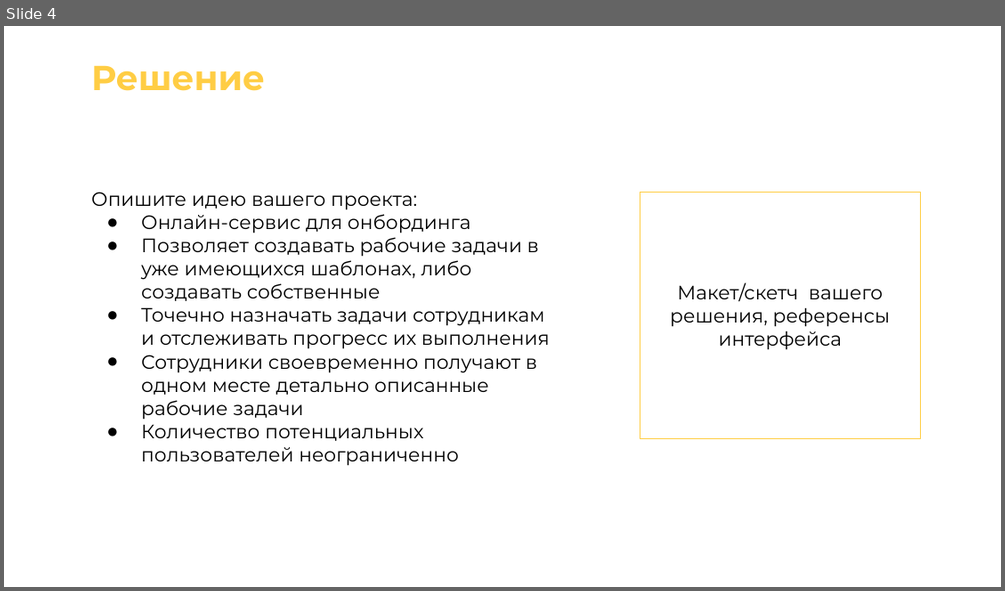
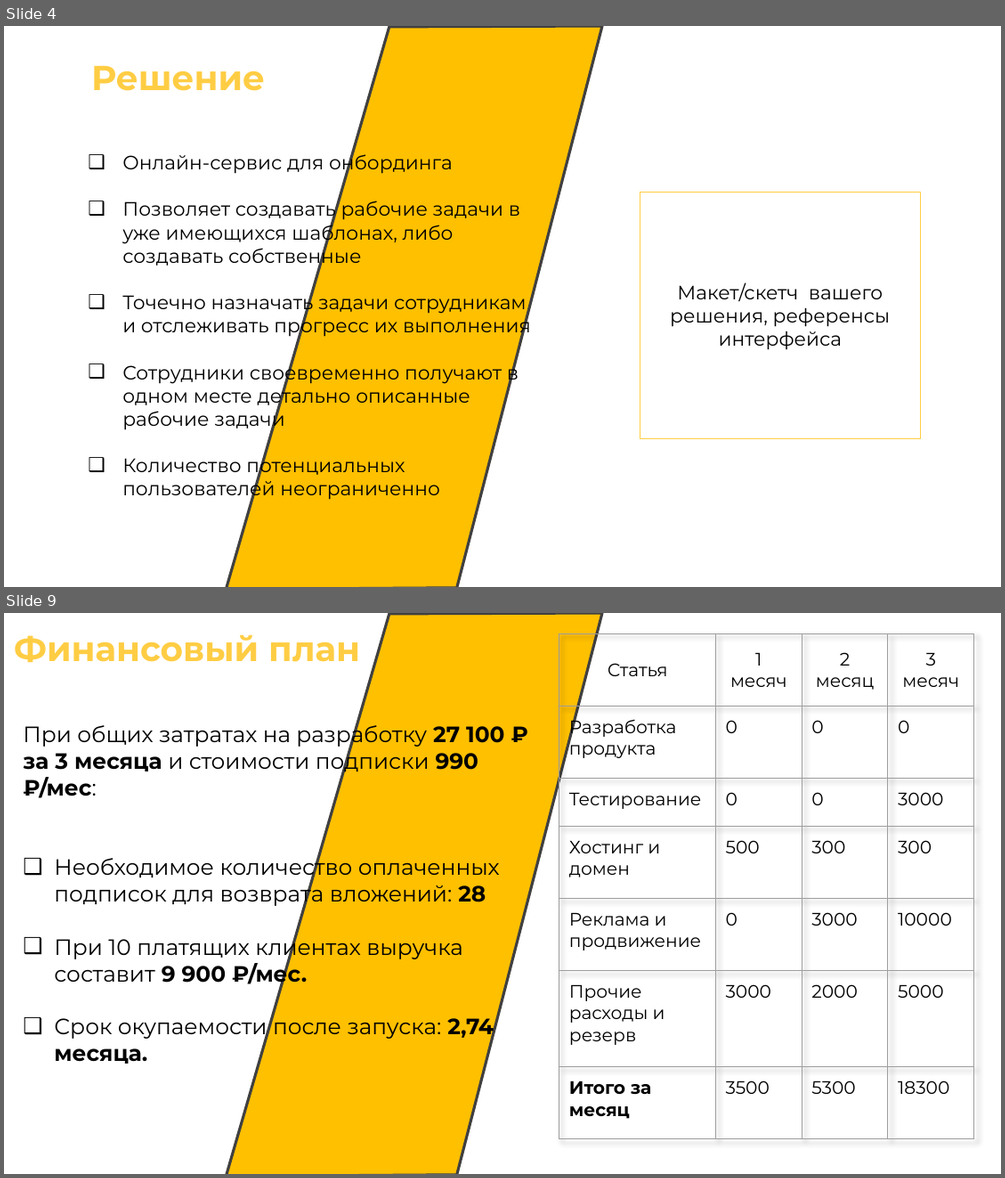
Before and after one commit to zetLighter/tech-pred, a slide deck: Шаблон презентации.pptx. Shown one above the other, each under a label of ours: slide 4 before the commit, slides 4 and 9 after it; the slides between them are not shown. The pictures are 1005x591 and 1005x1178 pixels, drawn with LibreOffice and Linux fonts; fonts in the diff are those of the drawing. Boxes give left, top, right and bottom in pixels: in the first picture for what was removed or moved away, otherwise in the second. Text is boxed around its words. In the diff, an @@ line names an element or a change of style, - is before the commit and + after.

```diff
--- a/Шаблон презентации.pptx
+++ b/Шаблон презентации.pptx
@@ slide 9 added at (x1=4, y1=613, x2=1001, y2=1174), background #FFFFFF; not listed: 1 template element that a slide beside it also shows @@
@@ text added at (x1=14, y1=635, x2=360, y2=662), 25 pt, text #FFCD44, bold @@
+Финансовый план
@@ table added at (x1=559, y1=634, x2=973, y2=1138), 7 rows, 4 columns @@
+Статья | 1 месяч | 2 месяц | 3 месяч
+Разработка продукта | 0 | 0 | 0
+Тестирование | 0 | 0 | 3000
+Хостинг и домен | 500 | 300 | 300
+Реклама и продвижение | 0 | 3000 | 10000
+Прочие расходы и резерв | 3000 | 2000 | 5000
+Итого за месяц | 3500 | 5300 | 18300
@@ text added at (x1=23, y1=721, x2=504, y2=1063), 16 pt, text #000000 @@
+При общих затратах на разработку 27 100 ₽ за 3 месяца и стоимости подписки 990 ₽/мес:
+❑ Необходимое количество оплаченных подписок для возврата вложений: 28
+❑ При 10 платящих клиентах выручка составит 9 900 ₽/мес.
+❑ Срок окупаемости после запуска: 2,74 месяца.
@@ slide 4 changed as well @@
@@ freeform shape added at (x1=226, y1=26, x2=602, y2=587), fill #FFC000, outline #404040 2 pt @@
@@ text "Онлайн-сервис для онбординга" moved from (x1=91, y1=192, x2=550, y2=466) to (x1=122, y1=151, x2=531, y2=500) @@
@@ text "Онлайн-сервис для онбординга" at (x1=122, y1=151, x2=531, y2=500): bullet ● to ❑ @@
@@ text at (x1=91, y1=192, x2=417, y2=210): paragraph removed @@
-Опишите идею вашего проекта:
```
Also in this commit, not shown: 4 other slides changed, 5 other slides added, 6 slides removed, 1 other file.
